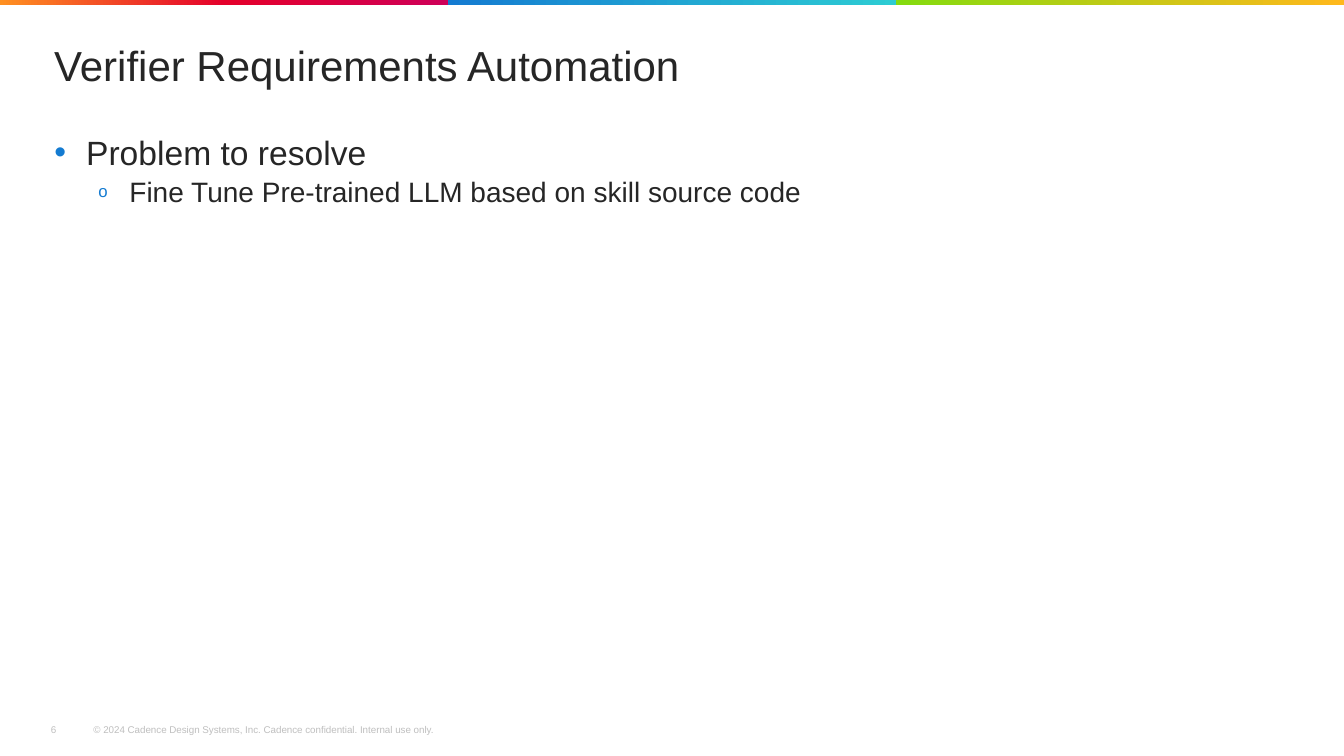
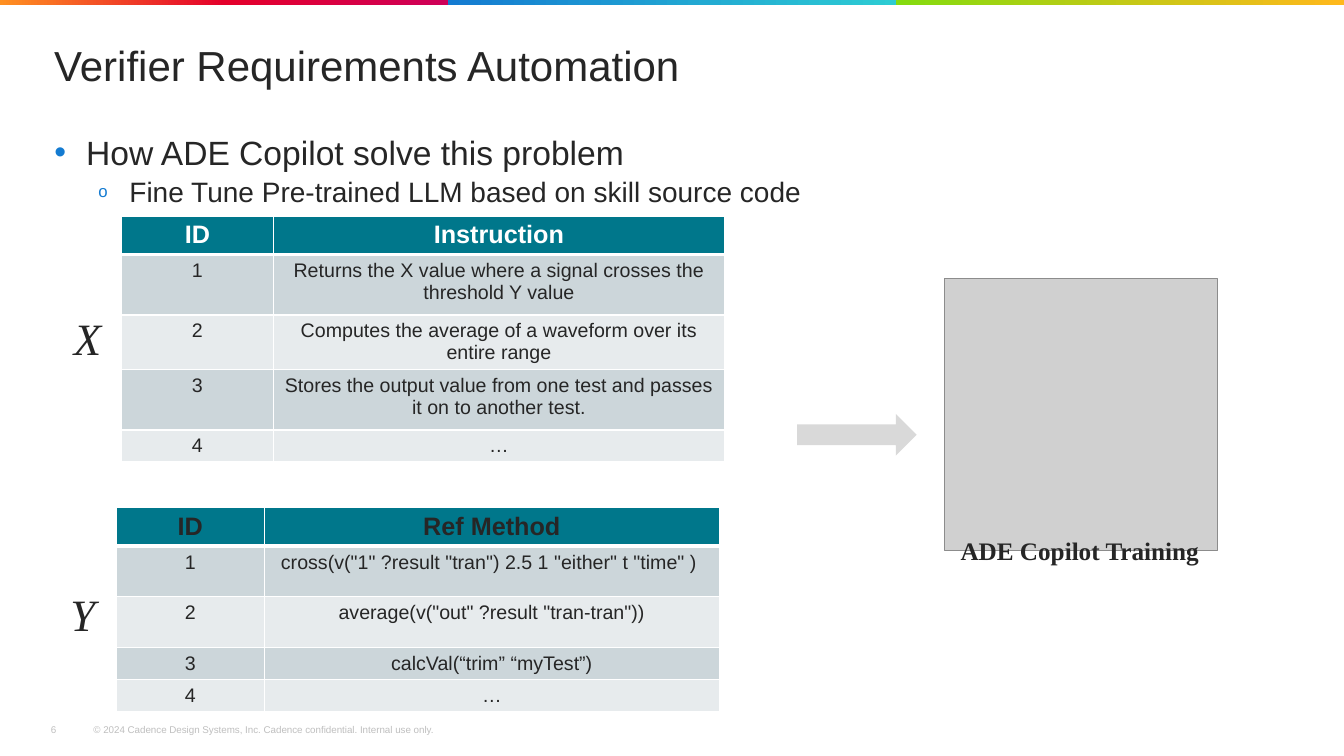
Before and after one commit to xpc123/forSync, a slide deck: slide 6 of ADE_copilot/CIC-2025_PPT_ADECopilot.pptx. Drawn at 1344x756 pixels with LibreOffice and Linux fonts; fonts in the diff are those of the drawing; grey boxes stand for pictures; background and template pictures are left out. Boxes give left, top, right and bottom in pixels: in the first picture for what was removed or moved away, otherwise in the second. Text is boxed around its words. In the diff, an @@ line names an element or a change of style, - is before the commit and + after.

```diff
--- a/ADE_copilot/CIC-2025_PPT_ADECopilot.pptx
+++ b/ADE_copilot/CIC-2025_PPT_ADECopilot.pptx
@@ text at (86,140,623,172): text changed @@
-• Problem to resolve
+• How ADE Copilot solve this problem
@@ table added at (121,216,725,468), 5 rows, 2 columns @@
+ID | Instruction
+1 | Returns the X value where a signal crosses the threshold Y value
+2 | Computes the average of a waveform over its entire range
+3 | Stores the output value from one test and passes it on to another test.
+4 | …
@@ picture added at (945,278,1217,551) @@
@@ text added at (74,325,101,355), 32 pt, text #262626, italic @@
+X
@@ right arrow added at (798,414,918,456), fill #D9D9D9 @@
@@ table added at (116,508,720,717), 5 rows, 2 columns @@
+ID | Ref Method
+1 | cross(v("1" ?result "tran") 2.5 1 "either" t "time" )
+2 | average(v("out" ?result "tran-tran"))
+3 | calcVal(“trim” “myTest”)
+4 | …
@@ text added at (961,542,1199,566), 18 pt, text #262626, bold @@
+ADE Copilot Training
@@ text added at (70,601,95,631), 32 pt, text #262626, italic @@
+Y
```
Also in this commit, not shown: 3 other slides changed, 1 other file.
